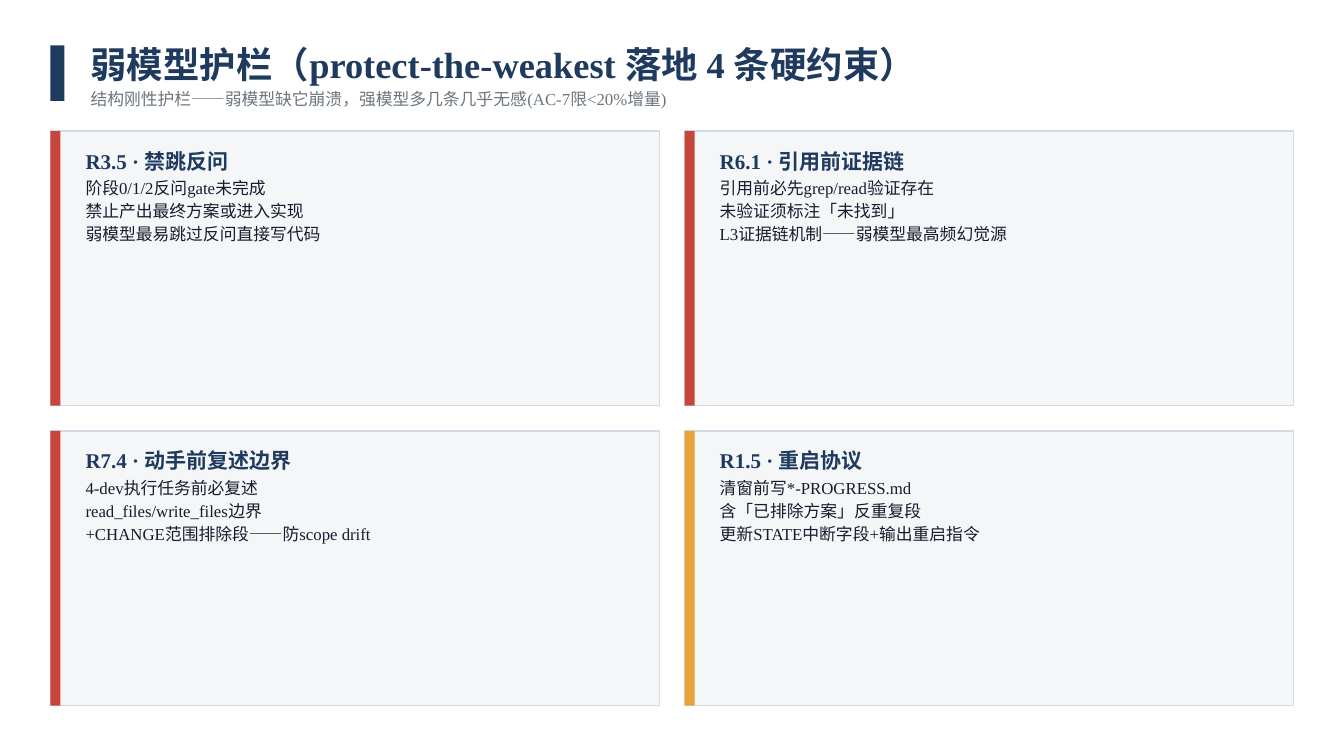
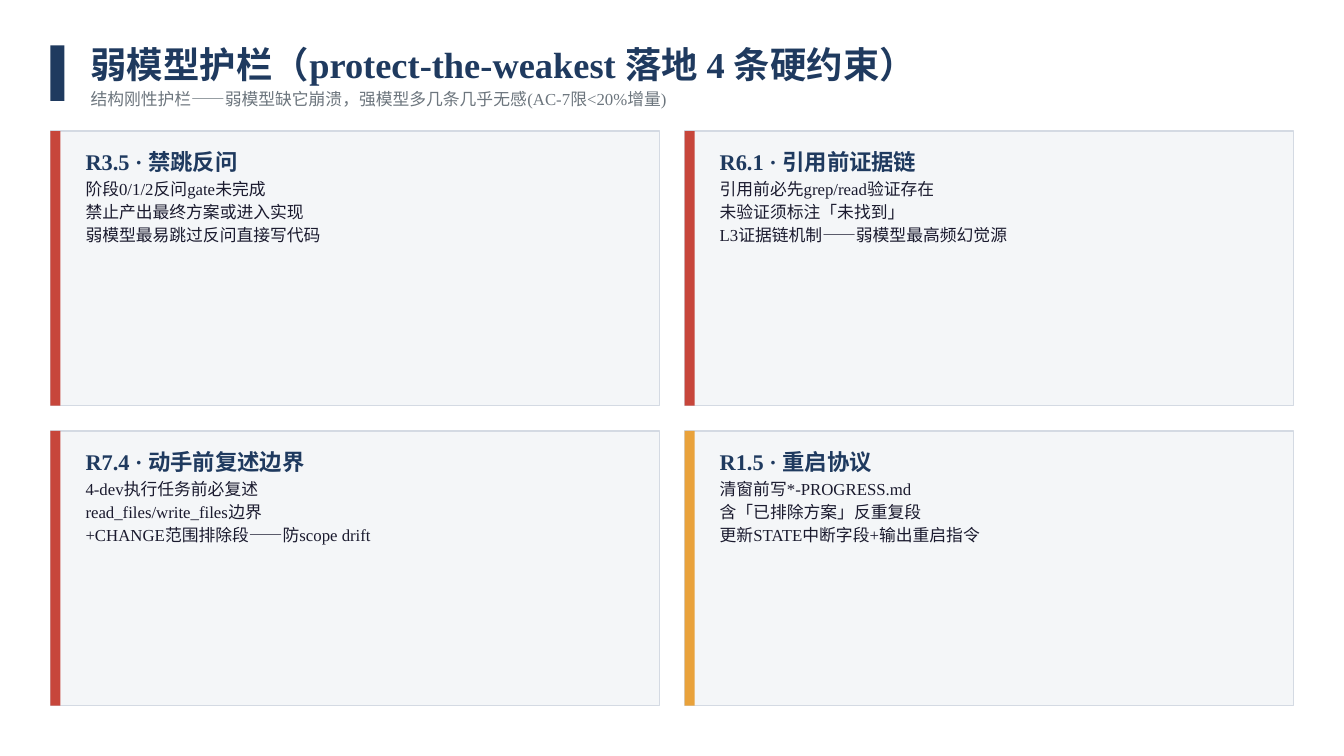
Before and after one commit to Hellrabb/flow-kit, a slide deck: slide 22 of flow-kit-技术设计.pptx. Drawn at 1344x756 pixels with LibreOffice and Linux fonts; fonts in the diff are those of the drawing. Boxes give left, top, right and bottom in pixels: in the first picture for what was removed or moved away, otherwise in the second. Text is boxed around its words. In the diff, an @@ line names an element or a change of style, - is before the commit and + after.

```diff
--- a/flow-kit-技术设计.pptx
+++ b/flow-kit-技术设计.pptx
@@ text at bbox=[86, 151, 237, 172]: size 15 to 16 pt in "R3.5 · 禁跳反问" @@
@@ text at bbox=[720, 151, 916, 172]: size 15 to 16 pt in "R6.1 · 引用前证据链" @@
@@ text at bbox=[86, 451, 304, 472]: size 15 to 16 pt in "R7.4 · 动手前复述边界" @@
@@ text at bbox=[720, 451, 871, 472]: size 15 to 16 pt in "R1.5 · 重启协议" @@
```
Also in this commit, not shown: 23 other slides changed.
